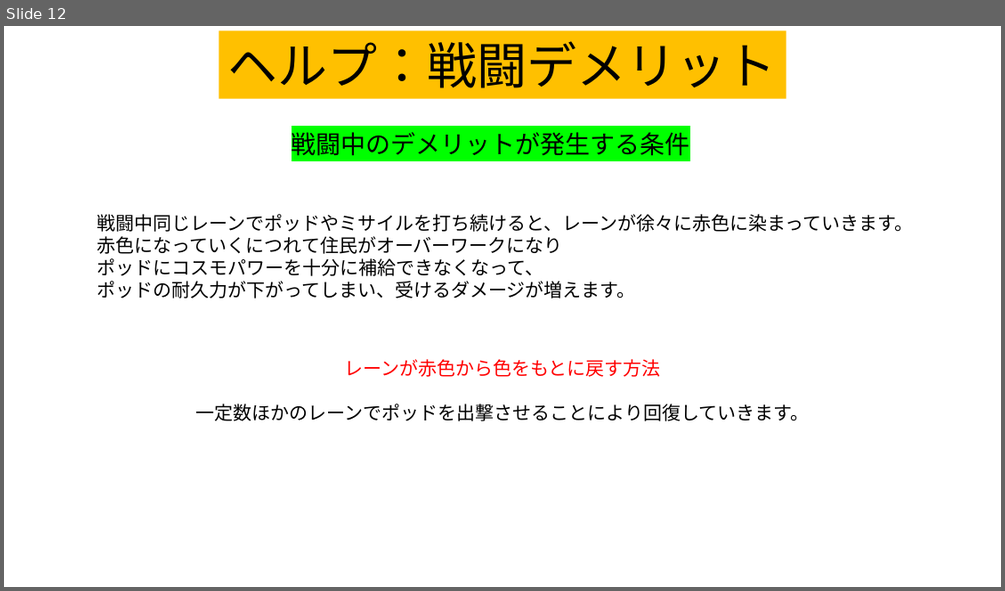
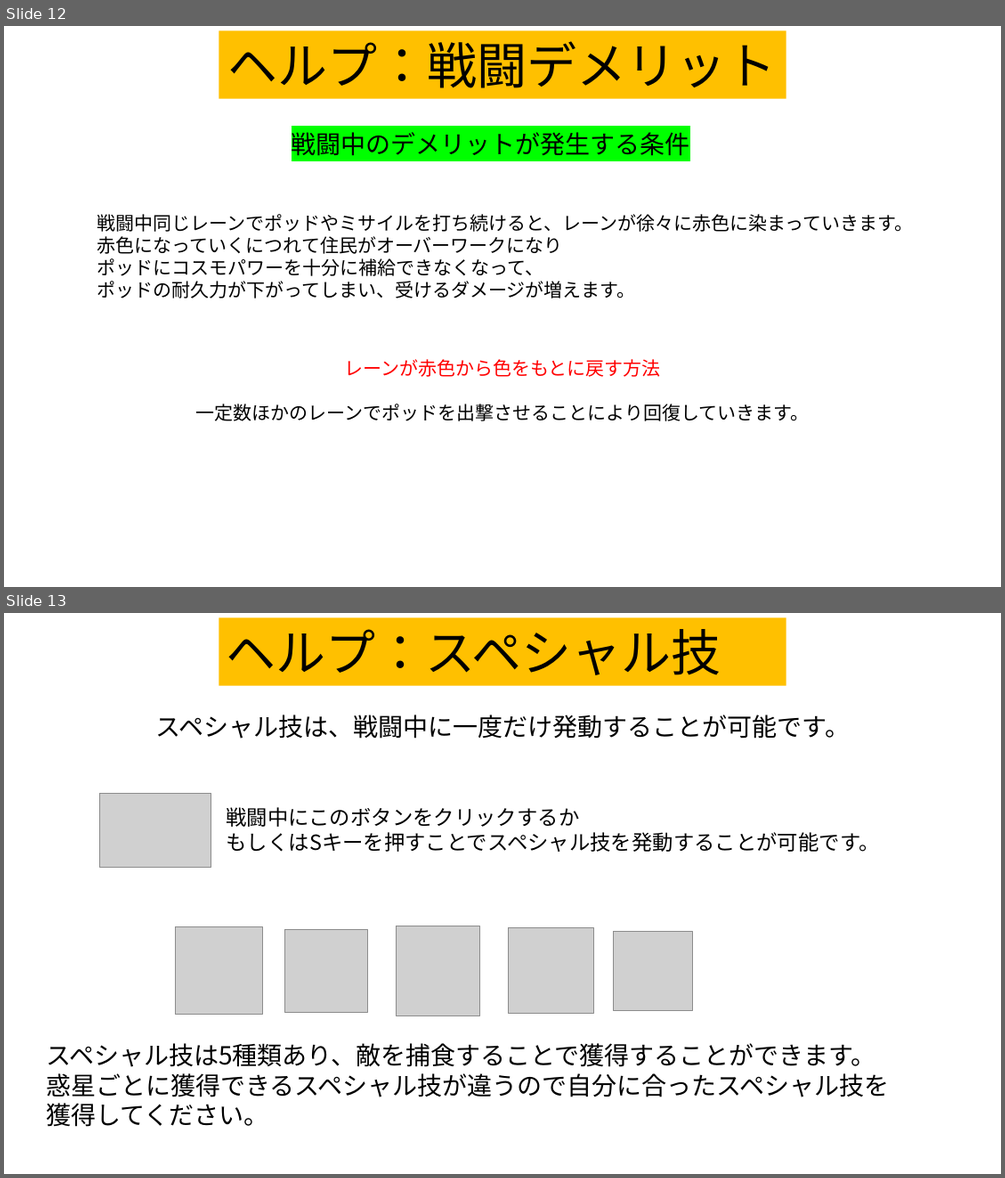
Before and after one commit to team556/team, a slide deck: 説明文.pptx. Shown one above the other, each under a label of ours: slide 12 before the commit, slides 12 and 13 after it. The pictures are 1005x591 and 1005x1178 pixels, drawn with LibreOffice and Linux fonts; fonts in the diff are those of the drawing; grey boxes stand for pictures. Boxes give left, top, right and bottom in pixels: in the first picture for what was removed or moved away, otherwise in the second. Text is boxed around its words. In the diff, an @@ line names an element or a change of style, - is before the commit and + after.

Commit message:
戦闘準備画面のヘルプ画面に スペシャル技を追加

```diff
--- a/説明文.pptx
+++ b/説明文.pptx
@@ slide 13 added at [4,613,1001,1174], background #FFFFFF @@
@@ rectangle added at [218,617,786,686], fill #FFC000, 48 pt, text #000000 @@
+ヘルプ：スペシャル技
@@ text added at [156,714,850,738], 24 pt, text #000000 @@
+スペシャル技は、戦闘中に一度だけ発動することが可能です。
@@ picture added at [100,793,211,868] @@
@@ text added at [226,807,880,852], 20 pt, text #000000 @@
+戦闘中にこのボタンをクリックするか
+もしくはSキーを押すことでスペシャル技を発動することが可能です。
@@ picture added at [175,927,263,1014] @@
@@ picture added at [285,929,367,1012] @@
@@ picture added at [396,926,479,1016] @@
@@ picture added at [508,928,593,1013] @@
@@ picture added at [614,931,693,1010] @@
@@ text added at [46,1043,890,1127], 24 pt, text #000000 @@
+スペシャル技は5種類あり、敵を捕食することで獲得することができます。
+惑星ごとに獲得できるスペシャル技が違うので自分に合ったスペシャル技を獲得してください。
```
Also in this commit, not shown: 4 other files.
